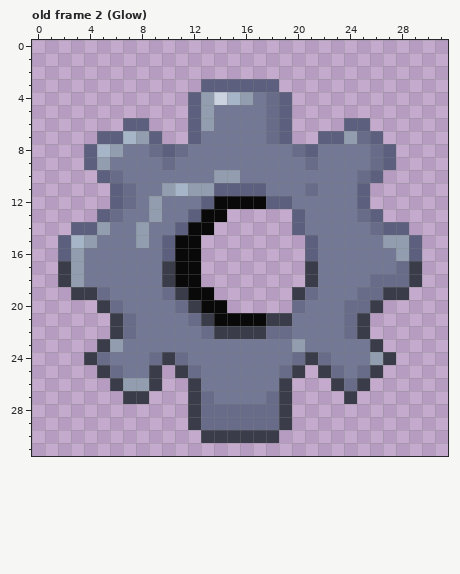
Two states of a pixel-art file, Assets/Sprites/Gear.aseprite. The first picture shows the starting point.
32x32 pixels, 3 frames. Colours within 5 levels of each other are drawn and written as one. Shown: old frame 2 (Glow). The commit also changed other frames, which this record leaves out.
The same view after the edit:
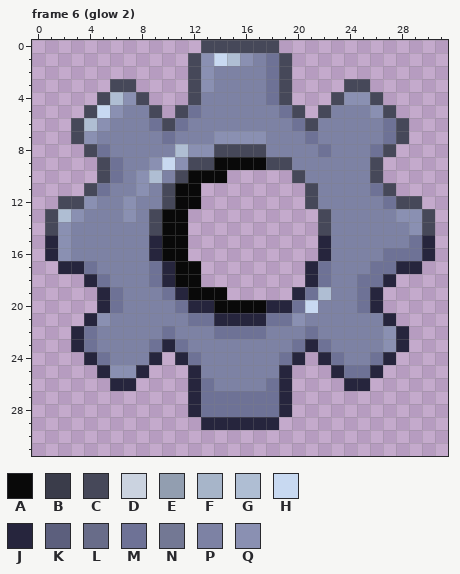
Palette (. is transparent): A #090909  B #3a3c4a  C #464859  D #cbd3e0  E #929eb0  F #a7b5c9  G #afbed3  H #c8d9f1  J #26253d  K #5c5f7d  L #686c89  M #6e7296  N #737894  P #7d82a4  Q #8a90b2
A new or re-ordered frame is compared with the old frame closest to it.
Diff:
frames 3 -> 6
Changed rows in their new state; - is an unchanged pixel.
Frame 6 (glow 2) is new; against old frame 2 (Glow):
first column x 1:
 0 ------------CCCCCC------------
 1 -----------CQHGQPMC-----------
 2 -----------CQPPPPMC-----------
 3 -----CC----CQPPPPMC----CC-----
 4 ----CGQC---CPPPPPMC---CQQC----
 5 ---CHQPPC-CMPPPPPPMC-CPPPQC---
 6 --CGQPPPMCMPPPPPPPPMCPPPPPMC--
 7 --CQPPPPPMPPPQQQQPPPMPPPPPMC--
 8 ---CMPPPPPGQQCCCCPPPPMPPPMC---
 9 ---.CMPPQHQCCAAAACCPPPPPPC.---
10 ----CMPQGPCAAA.....CPPPPPC----
11 ---CMPPQPCAA........CPPPPMC---
12 -CCQPPQPPCAA........CPPPPPMCC-
13 CGQPPPQPCAA...-----..CPPPPPQQC
14 CQPPPPPPCAA..------..CPPPPPPQC
15 JQPPPPPPJA-.--------.JPPPPPPMJ
16 JQPPPPPPJA-.--------.JPPPPMMMJ
17 -JJMPPPPMJ----------JMPPPMMJJ-
18 -..JMPPPMJ----------JMPPMMJ..-
19 --..JMPPPMJ--A-----JMGPPMJ..--
20 ----JMPPPPMJJ-AAAJJMHPPPMJ----
21 ---JQPPPPPPMMJJJJMMQPPPPPPJ---
22 --JMPPPPPMPPPMMMMPPPMPPPPPQJ--
23 --JMPPPPMJMPPPPPPPPMJMPPPPQJ--
24 ---JMPPPJ.JMPPPPPPMJ.JMPPMJ---
25 ----JQQJ.-.JPPPPPPJ.-.JMMJ----
26 -----JJ..--JMPPPPMJ---.JJ-----
27 ------..---JMMMMMMJ----.------
28 -----------JMMMMMMJ-----------
29 -----------.JJJJJJ.-----------
30 ------------......------------
